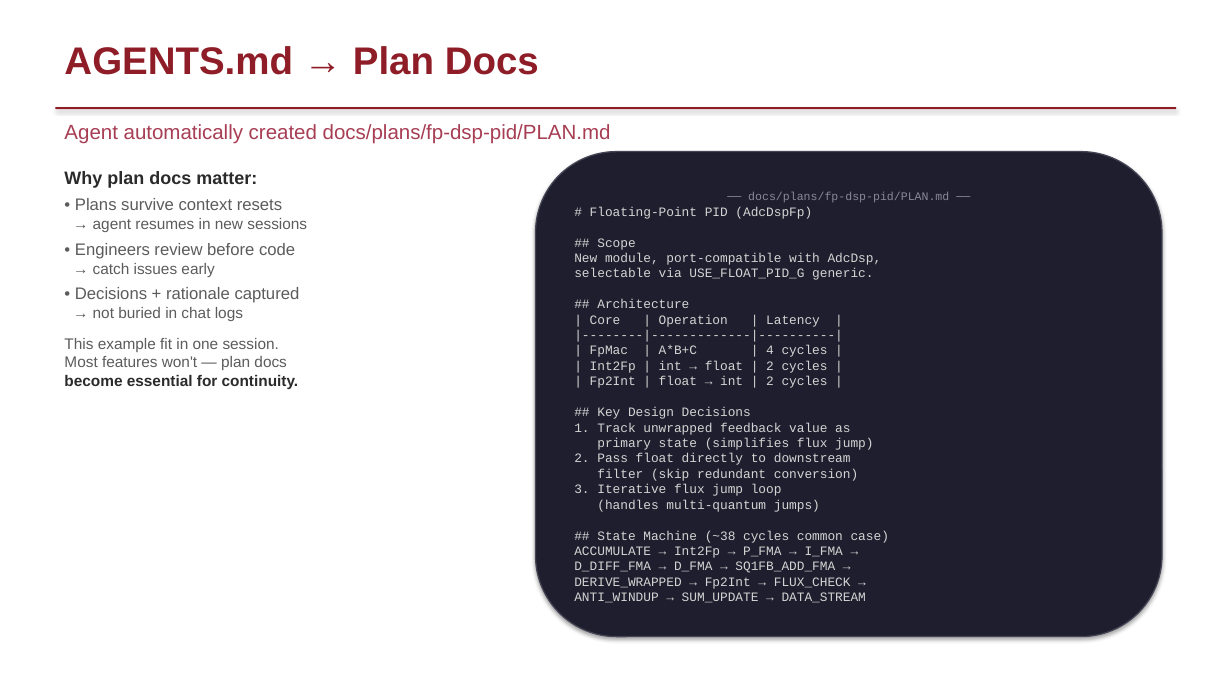
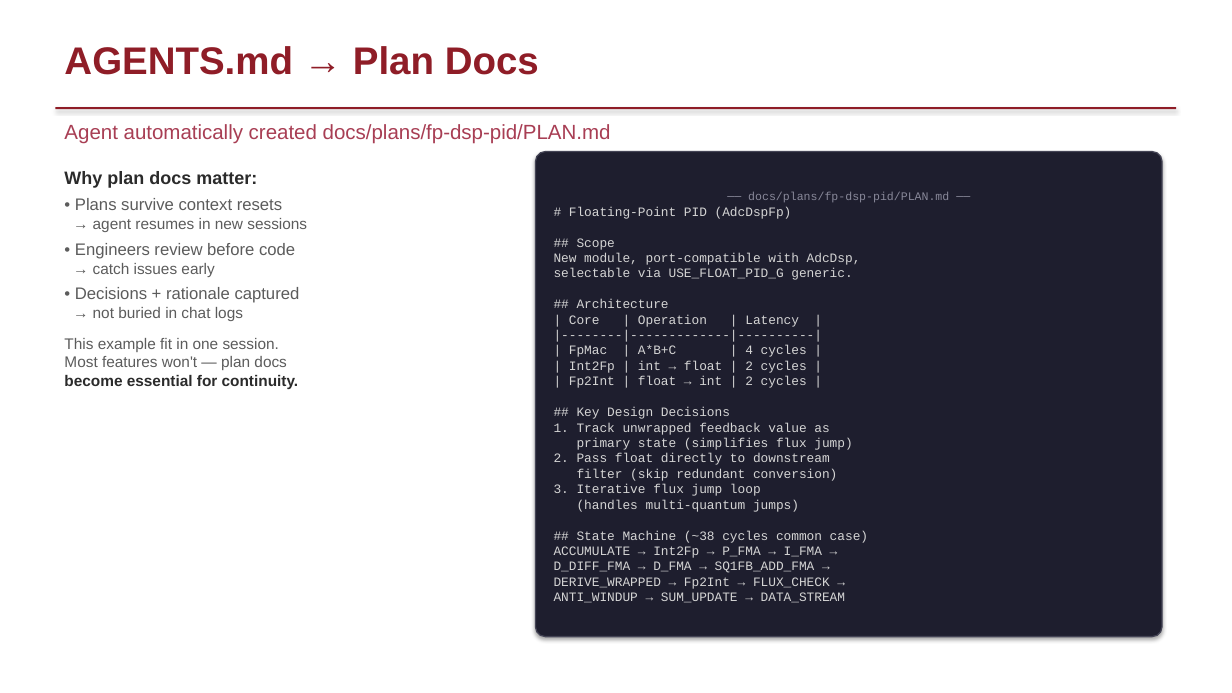
Before and after one commit to slaclab/warm-tdm, a slide deck: slide 5 of docs/plans/fp-dsp-pid/ECC_AI_Demo_Use_Case_2.pptx. Drawn at 1232x693 pixels with LibreOffice and Linux fonts; fonts in the diff are those of the drawing; background and template pictures are left out. Boxes give left, top, right and bottom in pixels: in the first picture for what was removed or moved away, otherwise in the second. Text is boxed around its words. In the diff, an @@ line names an element or a change of style, - is before the commit and + after.

```diff
--- a/docs/plans/fp-dsp-pid/ECC_AI_Demo_Use_Case_2.pptx
+++ b/docs/plans/fp-dsp-pid/ECC_AI_Demo_Use_Case_2.pptx
@@ rounded rectangle "── docs/plans/fp-dsp-pid/PLAN.md ──" at [536,152,1163,637]: proportions changed @@
```
Also in this commit, not shown: 6 other slides changed, 1 other file.
